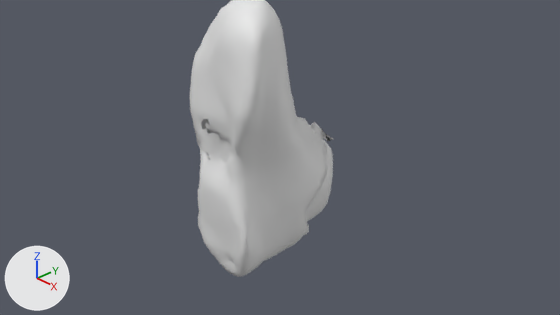
Renders of the Blender file Assets/Models/my_shoe_512.blend from each side of a commit.
Camera for both pictures: the file's camera 'Camera'. Every picture has the same lights, and +X, +Y and +Z are marked at lower left.

Objects in the first picture: 'Cube', 'my_shoe_low_poly'.
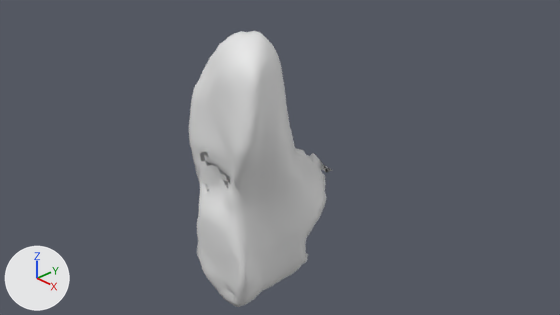
Where the change shows, as pixel boxes (x1, y1, x2, y2) in the pictures (560 x 315 px):
'my_shoe_low_poly', mesh moved
    before: (190, 0, 333, 277)
    after: (189, 31, 332, 307)
'Cube', hidden
    before: (219, 136, 333, 221)

What changed in the scene script:
```text
Change me_my_shoe_only_shoe:
    where me_my_shoe_only_shoe.from_pydata(...)  # 1982 vertices, 2010 faces; spans x -0.85..0.63, y -1.62..0.23, z -1.25..2.83
    used by ob_my_shoe_low_poly; location = (0.0, 0.0, 0.0)
    me_my_shoe_only_shoe part 1: the whole mesh is moved by (0.1, -0.11, -0.42)
Change ob_cube:
    add ob_cube.hide_set(True)
```
